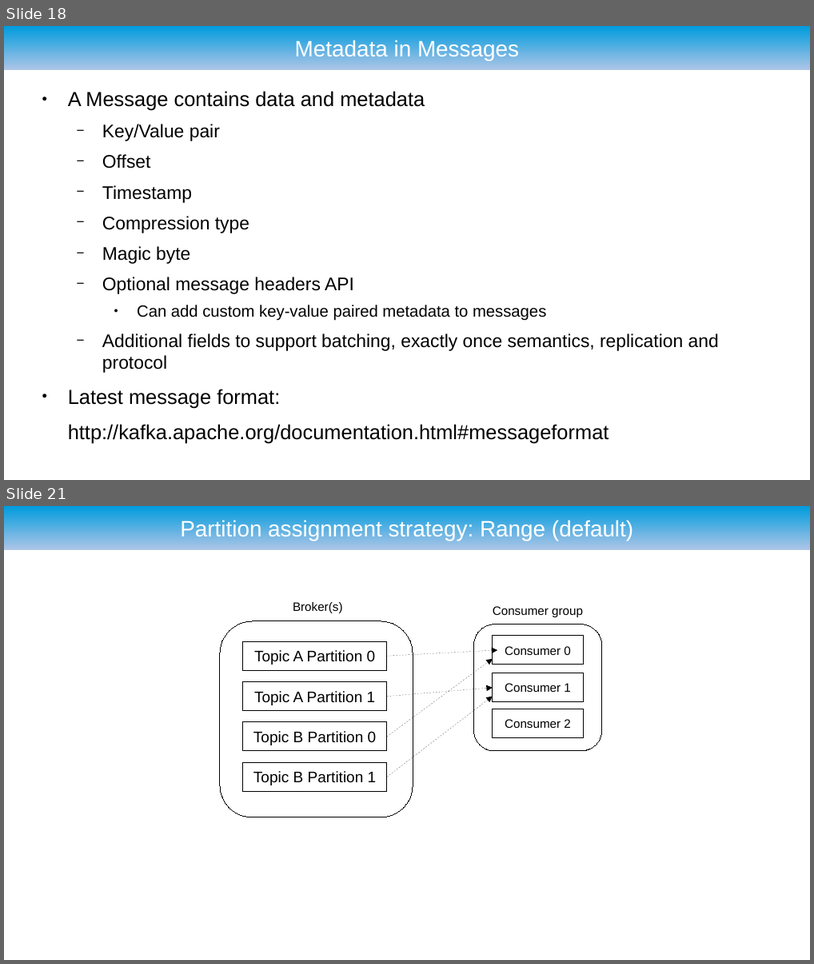
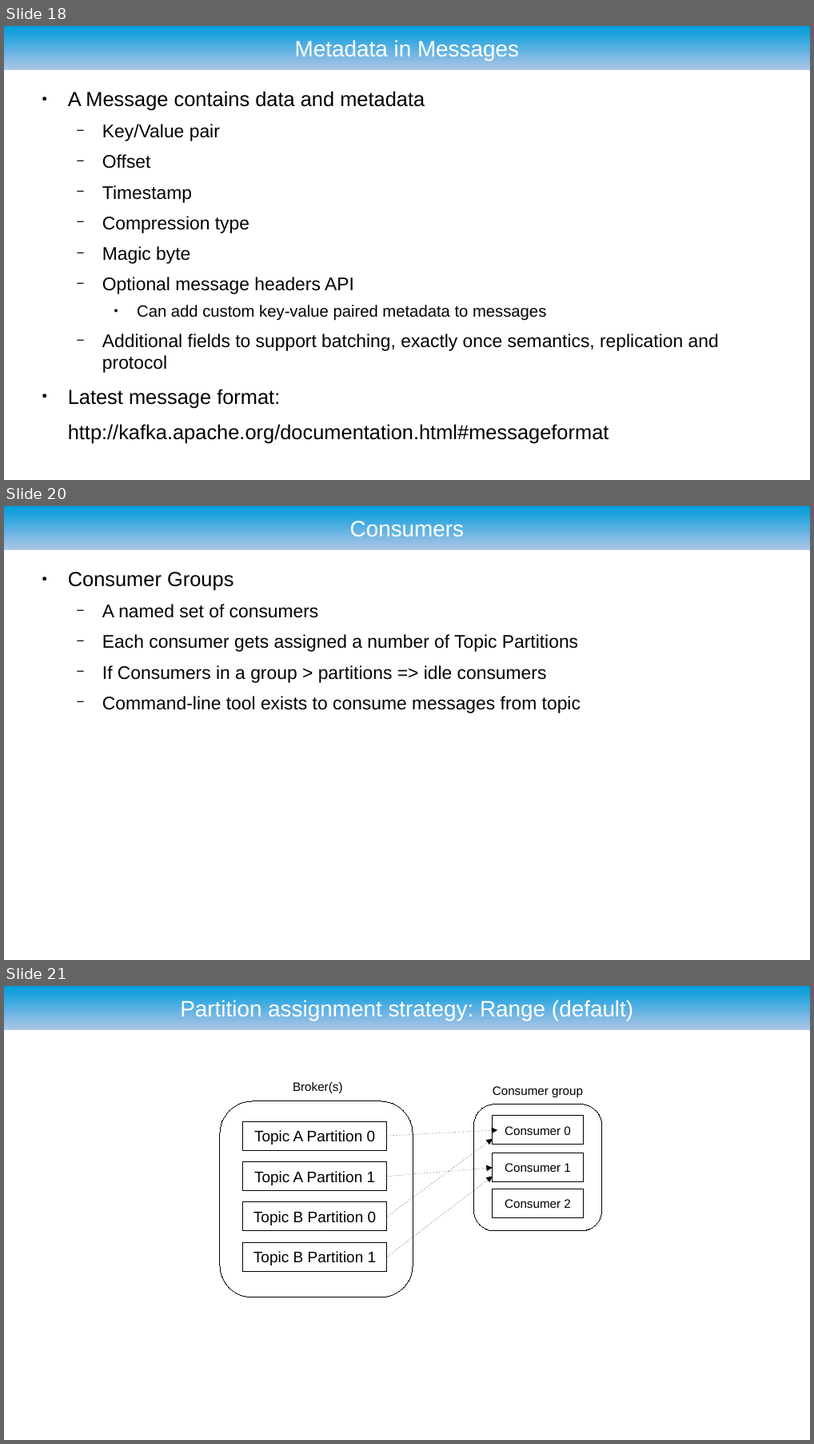
Before and after one commit to ryzlab/kafka-kompetensdag, a slide deck: doc/presentation.odp. Shown one above the other, each under a label of ours: slides 18 and 21 before the commit, slides 18, 20 and 21 after it; the slides between them are not shown. The pictures are 814x964 and 814x1444 pixels, drawn with LibreOffice and Linux fonts; fonts in the diff are those of the drawing; background and template pictures are left out. Boxes give left, top, right and bottom in pixels: in the first picture for what was removed or moved away, otherwise in the second. Text is boxed around its words. In the diff, an @@ line names an element or a change of style, - is before the commit and + after.

```diff
--- a/doc/presentation.odp
+++ b/doc/presentation.odp
@@ slide 20 added at bbox=[4, 506, 810, 960], background #FFFFFF; not listed: 1 template element that a slide beside it also shows @@
@@ title added at bbox=[350, 519, 465, 537], 22 pt, text #FFFFFF @@
+Consumers
@@ text added at bbox=[68, 572, 581, 713], 18 pt, text #000000 @@
+● Consumer Groups
+  − A named set of consumers
+  − Each consumer gets assigned a number of Topic Partitions
+  − If Consumers in a group > partitions => idle consumers
+  − Command-line tool exists to consume messages from topic
```
Also in this commit, not shown: 3 slides changed.
